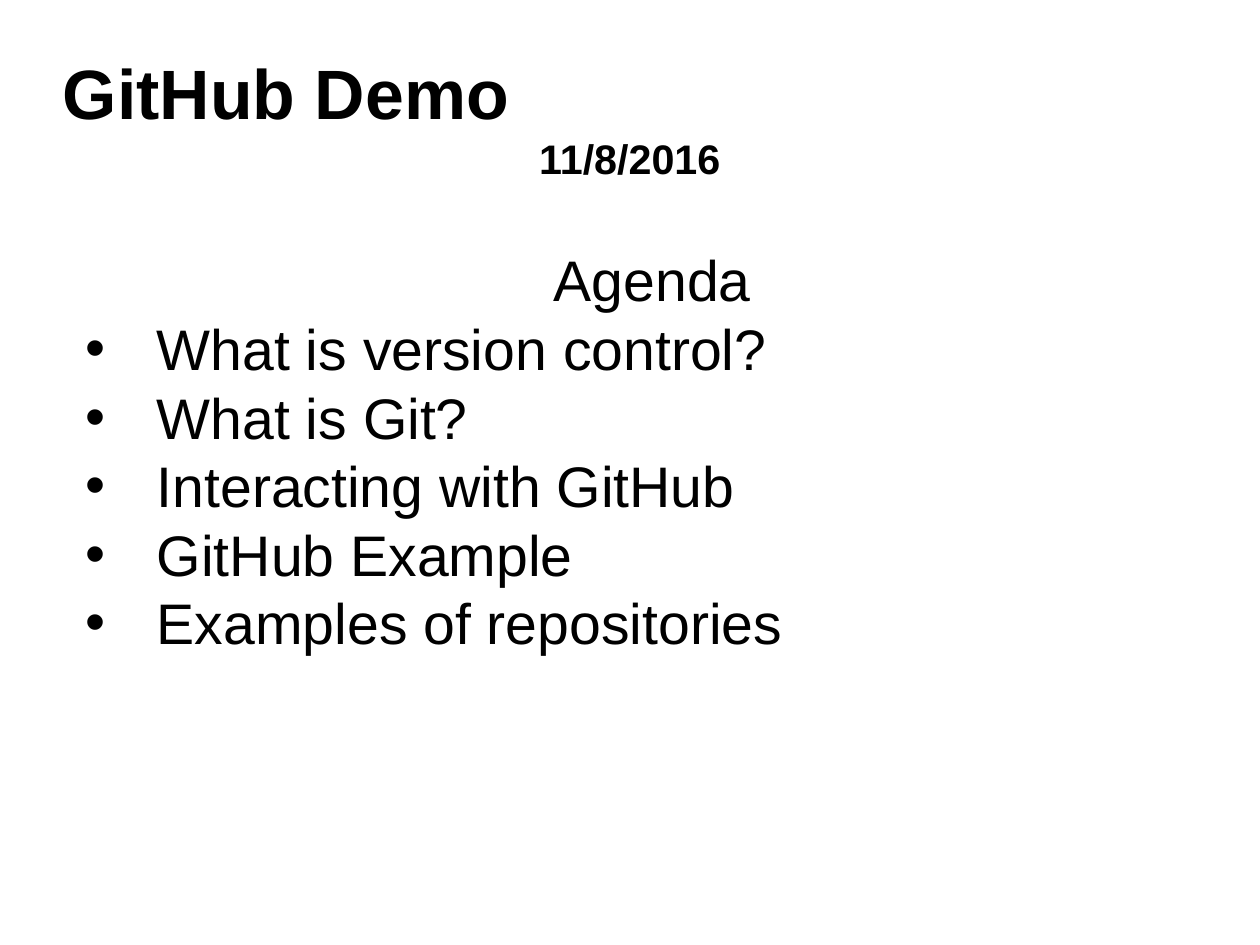
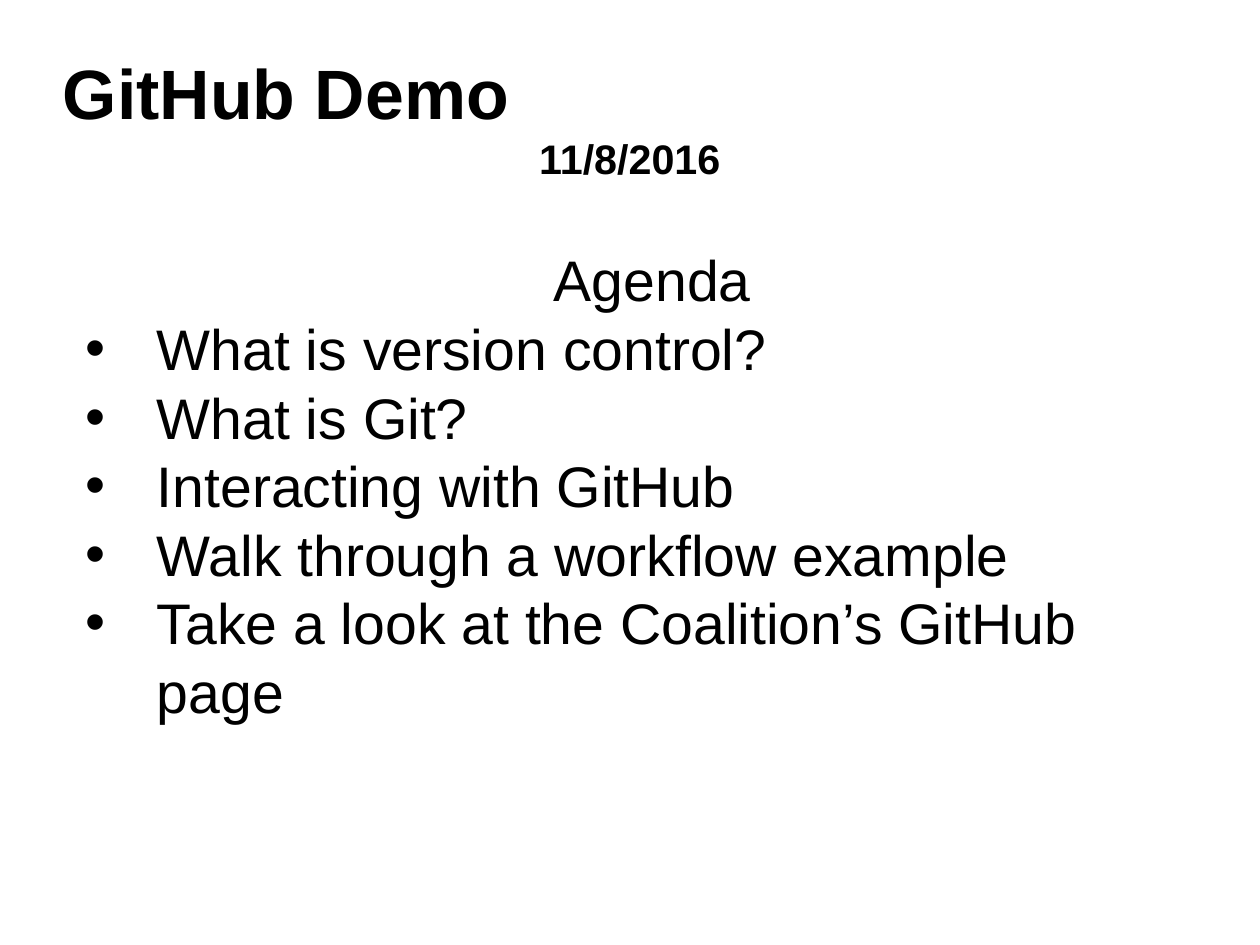
Before and after one commit to jamesclarence/github_presentation, a slide deck: slide 1 of github_demo_11082016.pptx. Drawn at 1260x945 pixels with LibreOffice and Linux fonts; fonts in the diff are those of the drawing. Boxes give left, top, right and bottom in pixels: in the first picture for what was removed or moved away, otherwise in the second. Text is boxed around its words. In the diff, an @@ line names an element or a change of style, - is before the commit and + after.

```diff
--- a/github_demo_11082016.pptx
+++ b/github_demo_11082016.pptx
@@ text at box(157, 534, 1077, 724): text changed @@
-• GitHub Example
-• Examples of repositories
+• Walk through a workflow example
+• Take a look at the Coalition’s GitHub page
```
Also in this commit, not shown: 5 other slides changed, 4 slides added, 1 slide removed, 3 other files.
